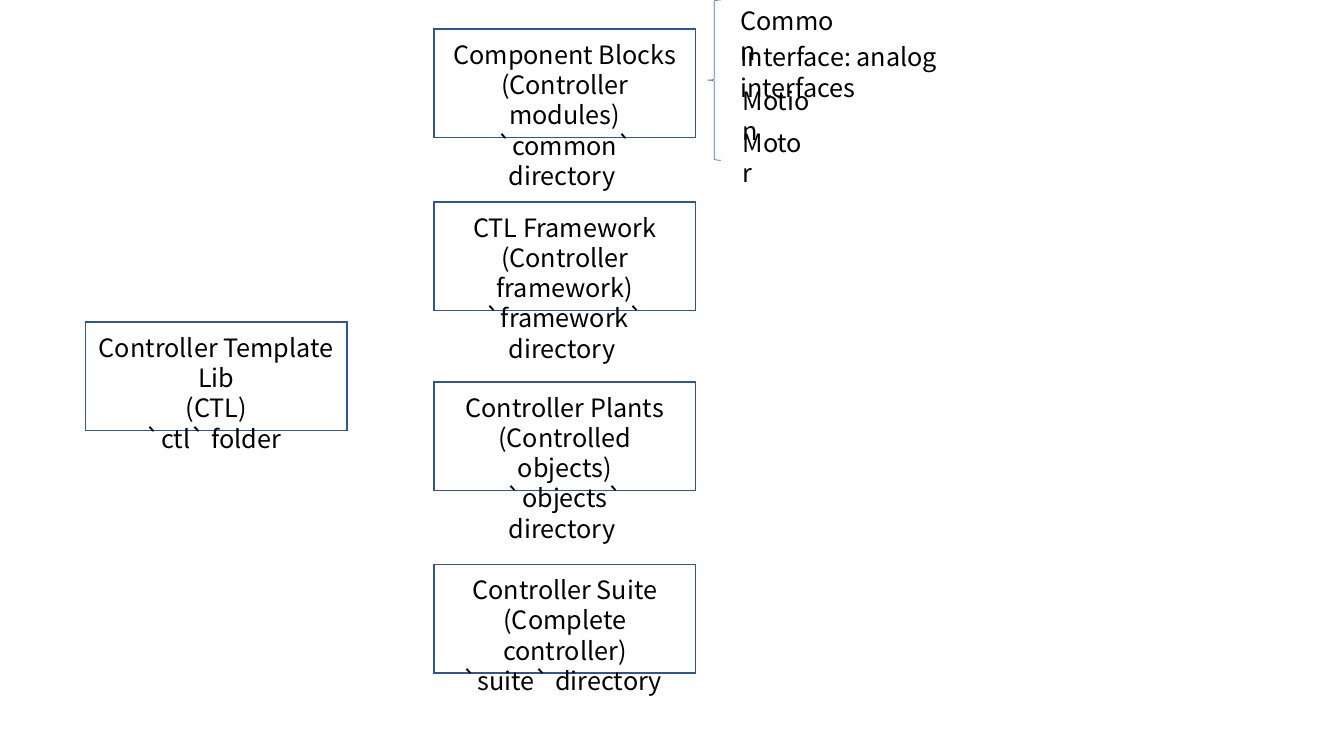
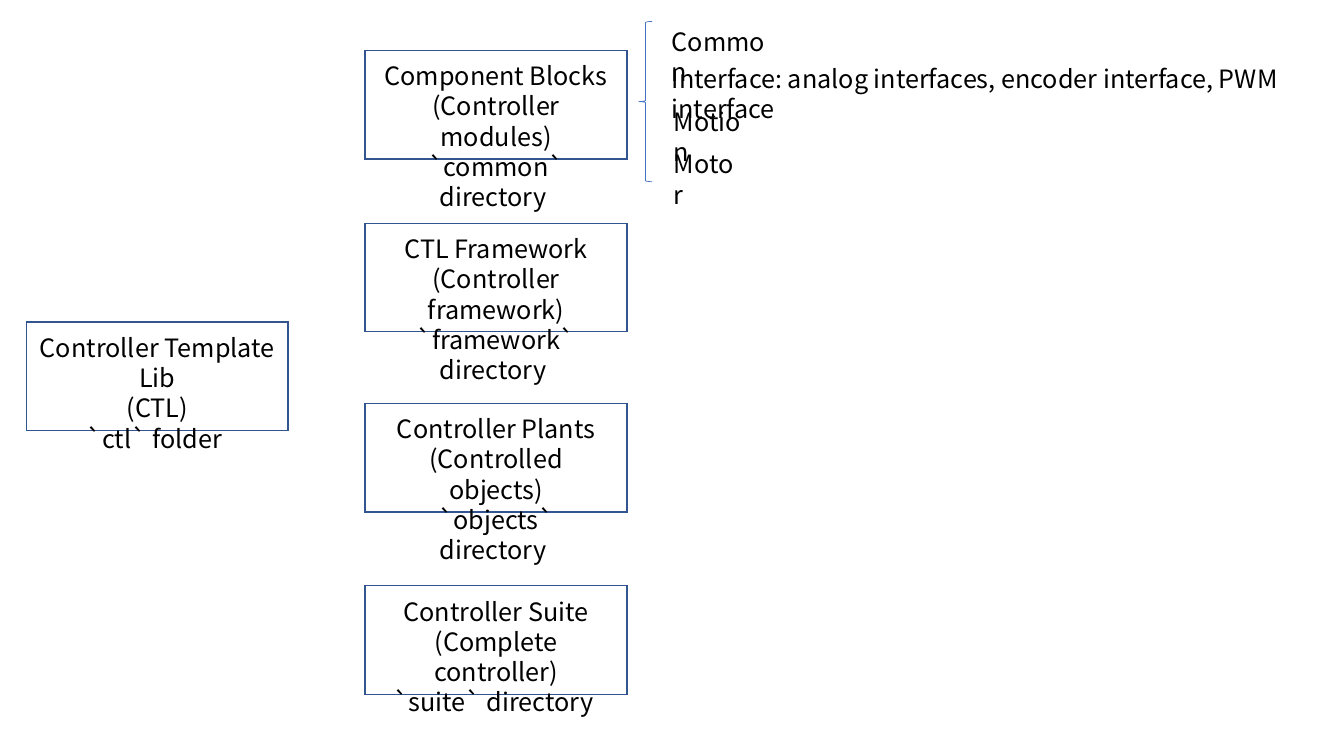
Before and after one commit to sjw1109/gmp_pro, a slide deck: slide 2 of img/source picture of GMP core.pptx. Drawn at 1344x756 pixels with LibreOffice and Linux fonts; fonts in the diff are those of the drawing. Boxes give left, top, right and bottom in pixels: in the first picture for what was removed or moved away, otherwise in the second. Text is boxed around its words. In the diff, an @@ line names an element or a change of style, - is before the commit and + after.

```diff
--- a/img/source picture of GMP core.pptx
+++ b/img/source picture of GMP core.pptx
@@ text at (672, 67, 1278, 124): text changed @@
-Interface: analog interfaces
+Interface: analog interfaces, encoder interface, PWM interface
@@ 7 texts, 4 rectangles, 1 left brace: place and size @@
-7 texts, 4 rectangles, 1 left brace at (434, 0, 833, 696)
+7 texts, 4 rectangles, 1 left brace at (365, 21, 764, 717)
@@ text "Controller Template Lib": place and size @@
-text "Controller Template Lib" at (99, 337, 333, 449)
+text "Controller Template Lib" at (40, 337, 274, 449)
@@ rectangle: place and size @@
-rectangle at (86, 322, 348, 431)
+rectangle at (26, 322, 288, 431)
```
Also in this commit, not shown: 4 slides added.
